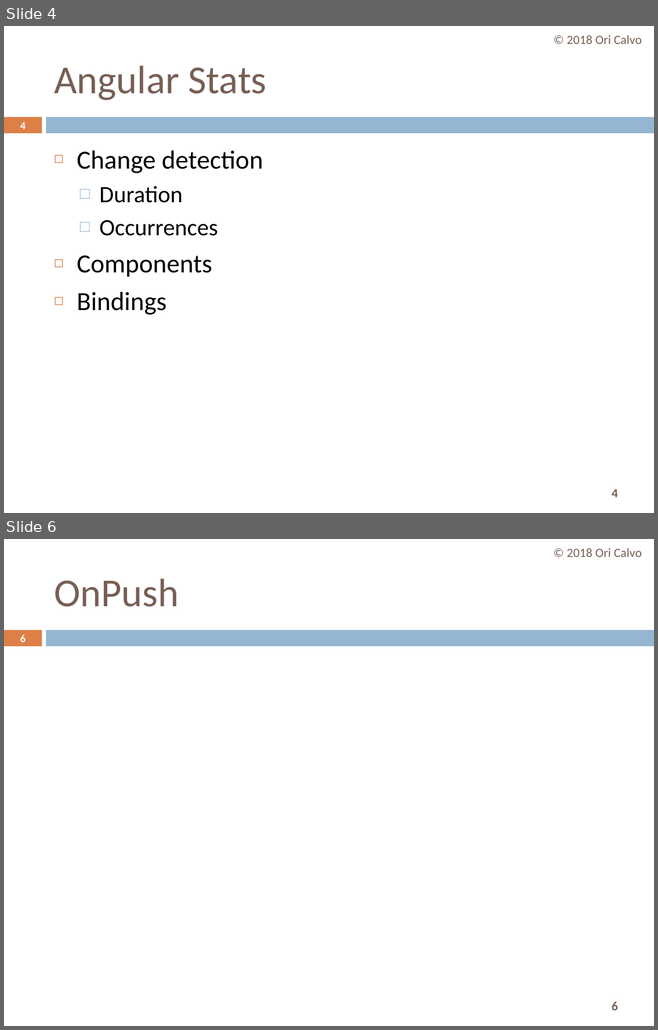
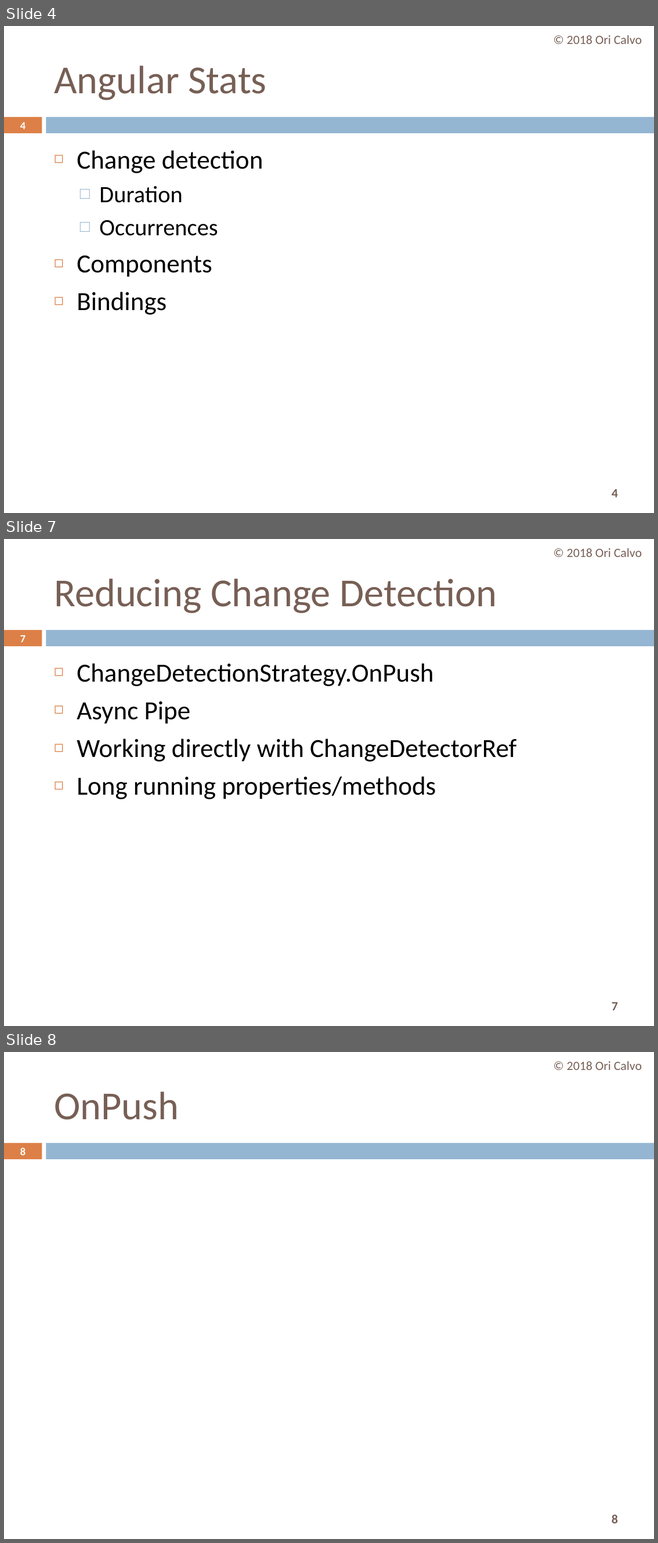
Before and after one commit to oricalvo/meetup-optimizing-angular, a slide deck: Optimizing Angular.pptx. Shown one above the other, each under a label of ours: slides 4 and 6 before the commit, slides 4, 7 and 8 after it; the slides between them are not shown. The pictures are 658x1030 and 658x1543 pixels, drawn with LibreOffice and Linux fonts; fonts in the diff are those of the drawing; background and template pictures are left out. Boxes give left, top, right and bottom in pixels: in the first picture for what was removed or moved away, otherwise in the second. Text is boxed around its words. In the diff, an @@ line names an element or a change of style, - is before the commit and + after.

```diff
--- a/Optimizing Angular.pptx
+++ b/Optimizing Angular.pptx
@@ slide 7 added at (4, 539, 654, 1026), background #FFFFFF; not listed: 3 template elements that a slide beside it also shows @@
@@ text added at (567, 548, 641, 557), 14 pt, text #775F55 @@
+© 2018 Ori Calvo
@@ title added at (54, 578, 496, 613), 44 pt, text #775F55 @@
+Reducing Change Detection
@@ page number added at (20, 635, 25, 642), 11.9 pt, text #FFFFFF, bold @@
+7
@@ text added at (76, 663, 516, 799), 29 pt, text #000000 @@
+◻ ChangeDetectionStrategy.OnPush
+◻ Async Pipe
+◻ Working directly with ChangeDetectorRef
+◻ Long running properties/methods
@@ what was slide 6 is now slide 8 @@
@@ page number at (20, 1148, 25, 1155): text changed @@
-6
+8
@@ page number at (611, 1515, 618, 1524): text changed @@
-6
+8
```
Also in this commit, not shown: 2 slides changed, 1 other slide added, 46 other files.
